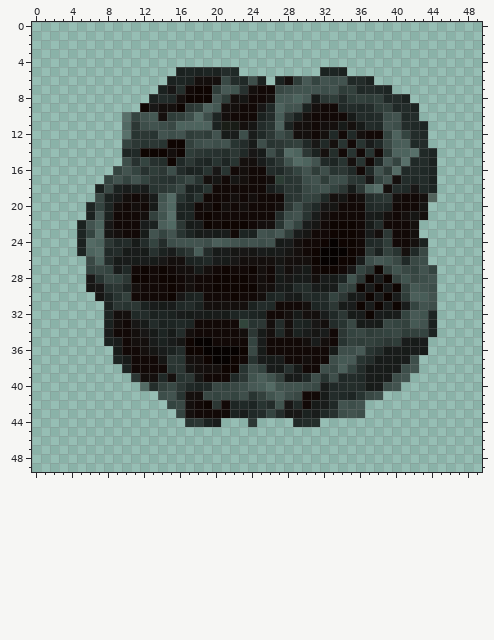
File history of a pixel-art sprite, data/image/sprites/asteroids_2.png. The first picture shows the starting point.
The file is 50x50 pixels. Colours within 5 levels of each other are drawn and written as one.
After the commit:
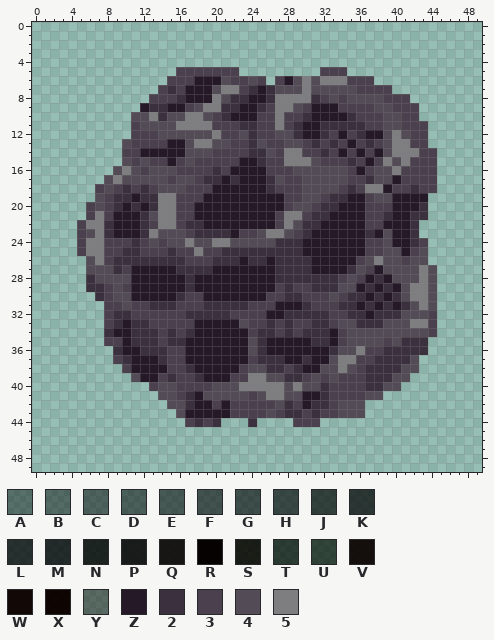
Palette (. is transparent): A #00000069  B #00000070  C #0000007a  D #00000080  E #00000087  F #0000008f  G #00000096  H #0000009e  J #000000a8  K #000000b5  L #000000bd  M #000000c4  N #010101cf  P #030000d9  Q #060000e0  R #060201  S #070600de  T #000800b5  U #000900ab  V #0a0100eb  W #0d0200f5  X #0d0300fc  Y #0e030072  Z #251928  2 #3b313e  3 #4b404d  4 #534b56  5 #7e7e81
Change:
Changed rows in their new state; - is an unchanged pixel.
first column x 5:
 5 -----------3333333---------333----------
 6 ----------333ZZZ43343-3Z454555333-------
 7 ---------323ZZZ45532Z24445444443333-----
 8 --------3332ZZZ5422ZZ2555523434444333---
 9 -------Z22ZZ345522ZZ235543ZZZ333344333--
10 -----.44524455432ZZZ335332ZZZZ23334433--
11 -----.3444455553332233532ZZ222223344333-
12 -----.3334444445334233442ZZ23Z32ZZ45433-
13 -----43333ZZ455443324334432323Z32345533-
14 -----33ZZZZZ44433332243553323Z3Z3Z455533
15 -----43433Z3433333ZZ233555433323Z3545333
16 ----4543444333323ZZZZ3334444443Z34453333
17 ---4544444344322Z2ZZZ24334444433244Z3333
18 --3432323444333ZZZZZZ2333444432355Z33233
19 --4322Z2255333ZZZZZZZZZ3344322ZZ344ZZZZ.
20 -3432Z2Z25533ZZZZZZZZZZ344322ZZZ333ZZZ2-
21 -353ZZZ245533ZZZZZZZZZ355322ZZZZ332ZZ22-
22 3552ZZZ2355322ZZZZZZZZ35422ZZZZZ33ZZZ2--
23 3452ZZZ2544432222Z33455432ZZZZZZ2Z4ZZ2--
24 3553332343445445544444222ZZZZZZZ334ZZ23-
25 3553322333233533222222222ZZZZZZZ3344Z34-
26 -45322222222333222Z22Z2222ZZZZZ34544344-
27 -44423ZZZZZ2222ZZZZZZZ2222ZZZZ243Z444454
28 -24444ZZZZZZ2ZZZZZZZZZ2222222343Z2Z44454
29 -22343ZZZZZZ2ZZZZZZZZZ323322244Z2Z2Z4554
30 --2344ZZZZZ233ZZZZZZZ33223334322Z2Z24554
31 ---3343322233322222333ZZZ233322Z2Z2Z2454
32 ---322333333222223333ZZ222223322Z2224443
33 ---32Z2233333ZZZZZ4332323322344222444553
34 ---2ZZ2223232ZZZZZZ322323222Z34444444443
35 ---33Z222322ZZZZZZZ42ZZZZZ22Z3444434222-
36 ----2ZZ22233ZZZZZZZ42ZZZZZZZ24453322222-
37 ----32ZZZ233ZZZZZZZ3222ZZ2ZZ4553322224--
38 -----3ZZZZ332ZZZZZ3442232ZZ44543222244--
39 ------4ZZ32332ZZZ33554422343433322244---
40 -------.3443333444555554544233332244----
41 ---------4432Z44444345544ZZ2333344------
42 ----------442ZZ3Z33333423Z223444--------
43 -----------4ZZZZZ333343223233444--------
44 ------------3232---2----333-------------
Changed places in both pictures, as pixel boxes (x1, y1, x2, y2):
changed: (77, 67, 437, 427)
